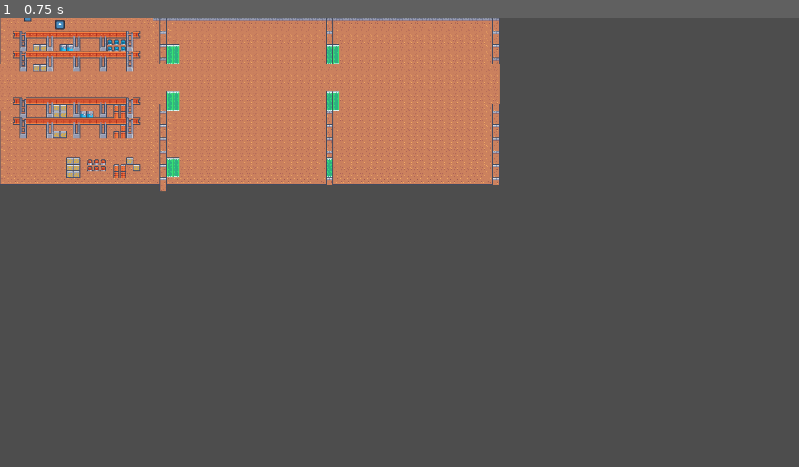
Above: before the commit, frame 1.
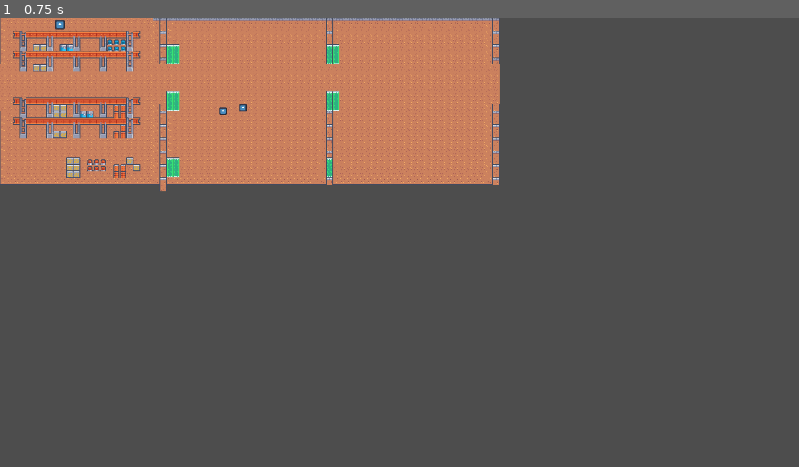
Above: after the commit, the same moment.

Repository: ivimv26-dev/Godot_game_01
Game: Godot game, scene res://scripts/2Map/mapa.tscn
Same seed, same stepped clock (60 frames per second), same inputs: the game is played once before the commit and once after it. The engine's default icon, where the game draws it, is replaced by a stand-in: a white triangle on a blue panel in a dark square.
Inputs:
- Up to frame 1 (0.75 s): tap Enter at 0.5 s; hold D (p1_move_right) from 0.53 s (still down); tap E (p1_grab_release) at 0.6 s

The runs differ from the first frame. In frame 1, less than 0.1% of the frame differs, in the area x 3-31%, y 0-22%.

Commit message:
Fixed bug

Diff:
--- a/hello-world-1/scripts/2Map/Character/player.tscn
+++ b/hello-world-1/scripts/2Map/Character/player.tscn
@@ -8,7 +8,7 @@
 
 [sub_resource type="CapsuleShape2D" id="CapsuleShape2D_r5msp"]
 
-[node name="CharacterBody2D" type="CharacterBody2D" unique_id=380882493]
+[node name="Player" type="CharacterBody2D" unique_id=380882493]
 script = ExtResource("1_gmmhj")
 
 [node name="CollisionShape2D" type="CollisionShape2D" parent="." unique_id=820145841]
--- a/hello-world-1/scripts/2Map/mapa.tscn
+++ b/hello-world-1/scripts/2Map/mapa.tscn
@@ -4,6 +4,7 @@
 [ext_resource type="Texture2D" uid="uid://bvrq178g6r3me" path="res://icon.svg" id="3_r5msp"]
 [ext_resource type="PackedScene" uid="uid://dbghiq2107twy" path="res://scripts/2Map/Character/player.tscn" id="3_urlfe"]
 [ext_resource type="Resource" uid="uid://ksfm7uwar7pq" path="res://scripts/2Map/playercontrols_1.tres" id="4_f3cpq"]
+[ext_resource type="Resource" path="res://scripts/2Map/playercontrols_2.tres" id="5_f3cpq"]
 
 [sub_resource type="TileSetAtlasSource" id="TileSetAtlasSource_pshm3"]
 texture = ExtResource("1_qk7jl")
@@ -183,4 +184,9 @@
 texture = ExtResource("3_r5msp")
 
 [node name="Player1" parent="." unique_id=380882493 instance=ExtResource("3_urlfe")]
+position = Vector2(584, 216)
 controls = ExtResource("4_f3cpq")
+
+[node name="Player2" parent="." unique_id=319922055 instance=ExtResource("3_urlfe")]
+position = Vector2(536, 224)
+controls = ExtResource("5_f3cpq")
Not shown: 1 places in hello-world-1/scripts/2Map/playercontrols_1.tres that only renumber resources
